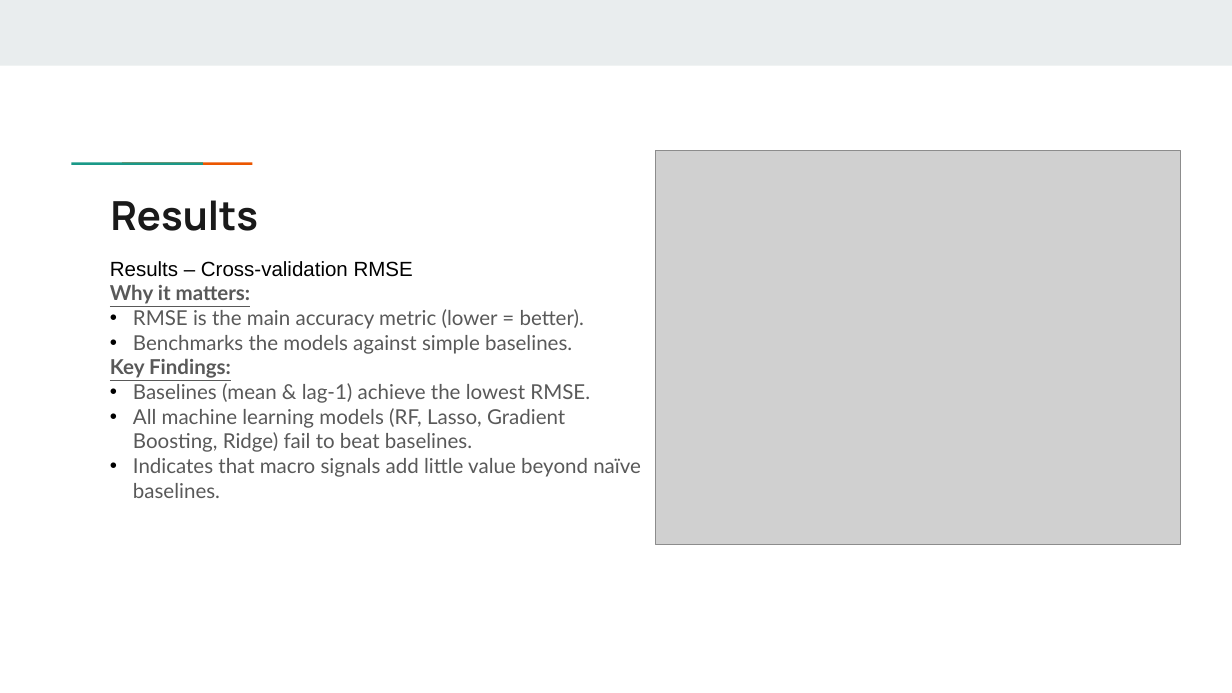
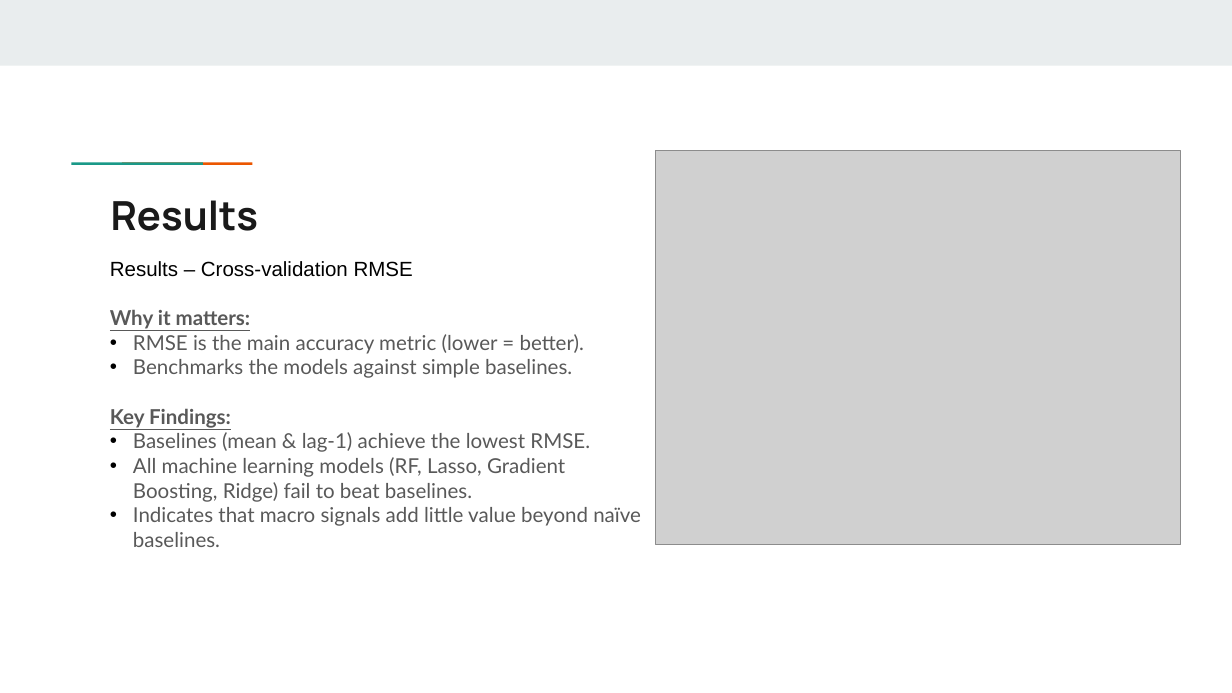
Before and after one commit to abpanic/marketpredict, a slide deck: slide 11 of Abpanick-Final Presentation.pptx. Drawn at 1232x693 pixels with LibreOffice and Linux fonts; fonts in the diff are those of the drawing; grey boxes stand for pictures. Boxes give left, top, right and bottom in pixels: in the first picture for what was removed or moved away, otherwise in the second. Text is boxed around its words. In the diff, an @@ line names an element or a change of style, - is before the commit and + after.

```diff
--- a/Abpanick-Final Presentation.pptx
+++ b/Abpanick-Final Presentation.pptx
@@ text "Results – Cross-validation RMSE" rewrapped from [110,261,641,498] to [110,261,641,547] @@
```
Also in this commit, not shown: 10 other slides changed, 3 other files.
